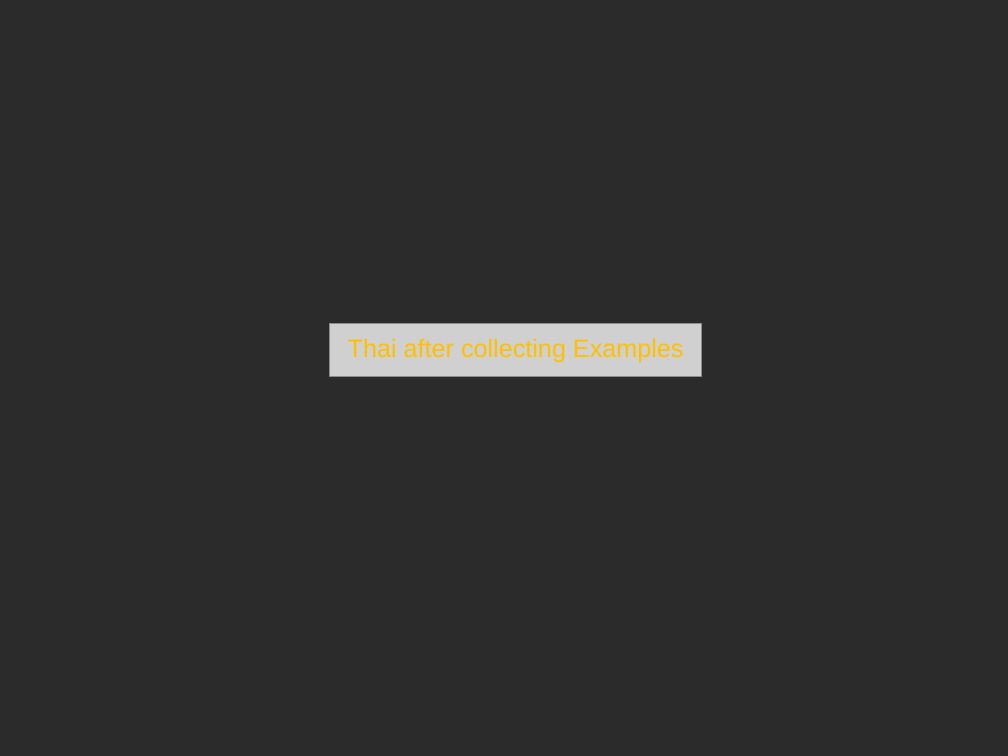
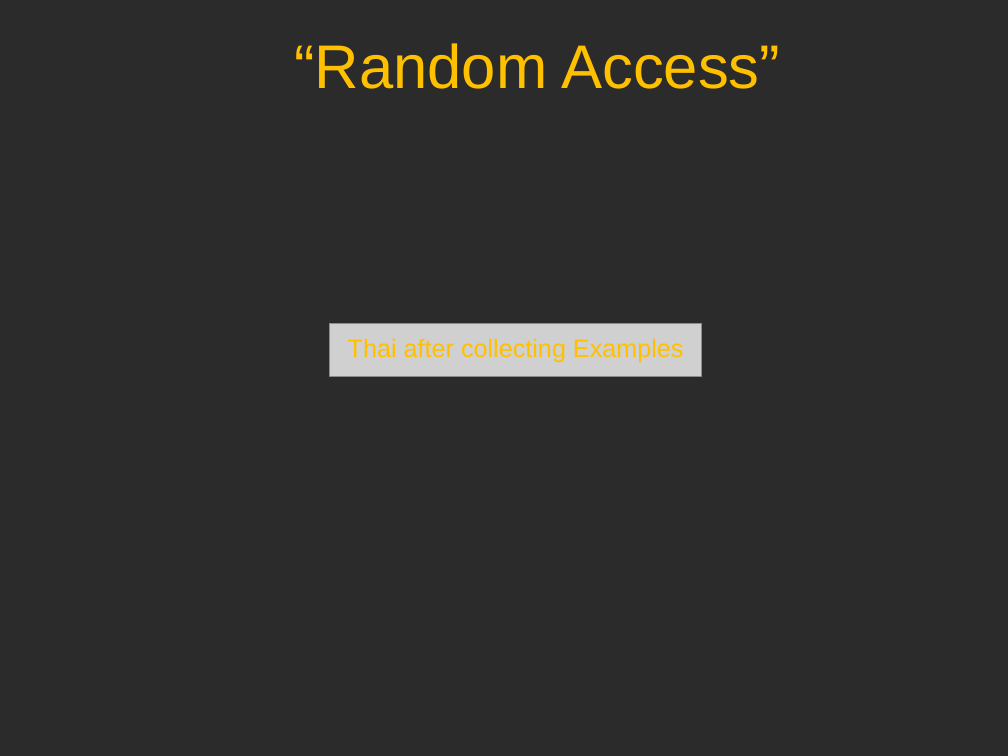
Before and after one commit to sillsdev/wesay, a slide deck: slide 9 of Presentations/CTC2006/V1.ppt (slide 7 before the commit). Drawn at 1008x756 pixels with LibreOffice and Linux fonts; fonts in the diff are those of the drawing; grey boxes stand for pictures; background and template pictures are left out; a plain dark background stands for a picture behind light text. Boxes give left, top, right and bottom in pixels: in the first picture for what was removed or moved away, otherwise in the second. Text is boxed around its words. In the diff, an @@ line names an element or a change of style, - is before the commit and + after.

```diff
--- a/Presentations/CTC2006/V1.ppt
+++ b/Presentations/CTC2006/V1.ppt
@@ title added at [294,43,780,89], 44 pt, text #FFC000 @@
+“Random Access”
```
Also in this commit, not shown: 12 other slides changed, 3 slides added, 1 slide removed.
